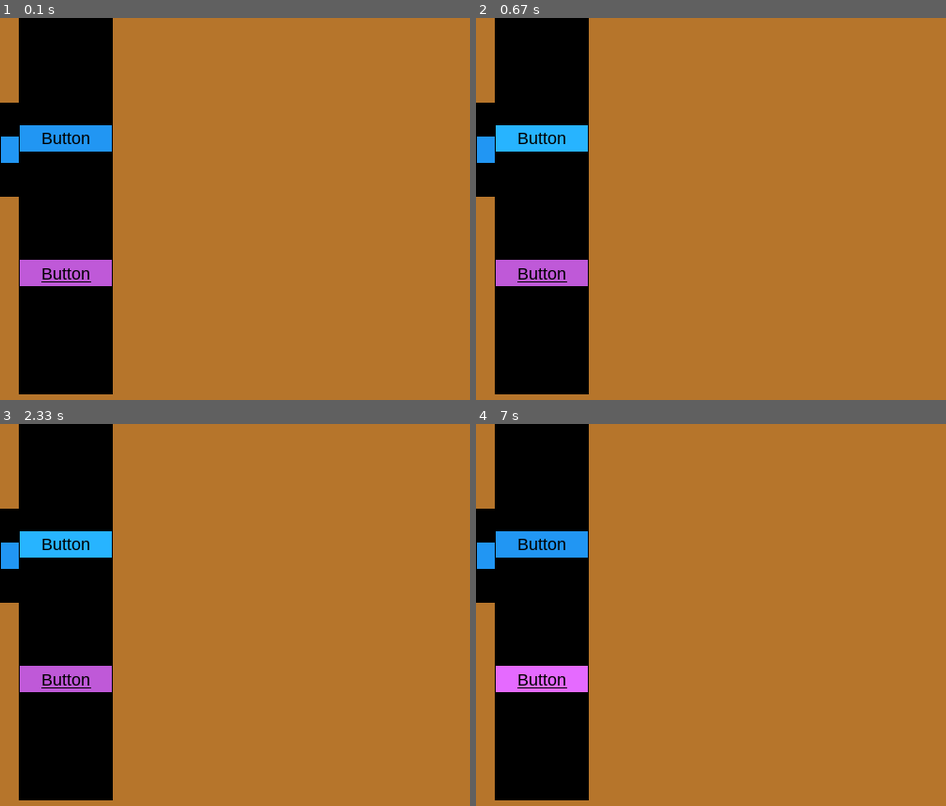
Above: before the commit, frames 1-4 (two rows, left to right).
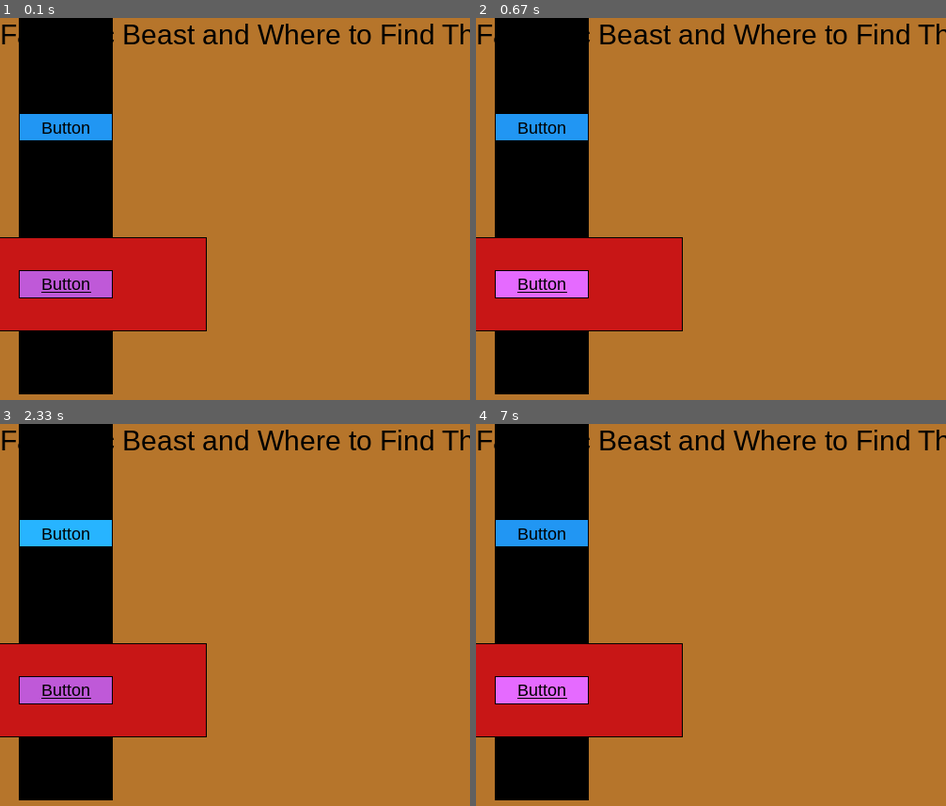
Above: after the commit, the same moments.

Repository: churchred/pygameGUI
Game: pygame game, started from main.py
Same seed, same stepped clock (60 frames per second), same inputs: the game is played once before the commit and once after it.
Inputs (mouse positions are in pixels of both pictures, inside the frame that each line leads up to):
- Up to frame 1 (0.1 s): no input
- Up to frame 2 (0.67 s): click "Button" at 0.38 s
- Up to frame 3 (2.33 s): click (305, 492) at 0.72 s; click "Button" at 2.05 s
- Up to frame 4 (7 s): click (833, 733) at 2.38 s; click (565, 687) at 6.72 s

The runs differ from the first frame. In frame 1, 14% of the frame differs, in the area x 0-100%, y 1-83%; in frame 2, 15%; in frame 3, 14%; in frame 4, 14%.

Commit message:
temp change
Small improvement to the flexbox logic.

Diff:
--- a/churchred_gui/flexBox.py
+++ b/churchred_gui/flexBox.py
@@ -5,7 +5,7 @@
   def __init__(self,
 
           x=0, y=0, width=100, height=100,
-          backgroundColor=None, borderColor=None, borderRadius=0, borderWidth=1,
+          backgroundColor=None, borderColor=(0,0,0), borderRadius=0, borderWidth=1,
           centerDirection=0, zIndex=0):
 
     self.x = x
@@ -18,8 +18,10 @@
 
     self.zIndex = zIndex
     self.type = "FlexBox"
+    self.borderColor = borderColor
 
     self.backgroundColor = backgroundColor
+    self.cursor = "arrow"
 
     self.screenElements = []
     self.centerDirection = centerDirection
@@ -28,7 +30,7 @@
   def run(self, screen, mouse):
 
     # The package with information that is to be returned to the main loop if needed
-    returnPackage = {"changeCursor":False, "cursor":None, "triggered":False, "content":None, "id":None, "type":"FlexBox"}
+    returnPackage = {"changeCursor":False, "cursor":self.cursor, "triggered":False, "content":None, "id":None, "type":"FlexBox"}
 
     targetElement = None
 
@@ -40,7 +42,7 @@
       if temp_package['changeCursor'] == True:
         targetElement = element
         returnPackage["changeCursor"] = True
-        returnPackage["cursor"] = element.cursor
+        returnPackage["cursor"] = temp_package["cursor"]
 
       # If an element is triggered
       if temp_package['triggered'] == True:
@@ -56,7 +58,7 @@
 
     # Reset other non-hovered elements
     for element in self.screenElements:
-      if element != targetElement:
+      if element != targetElement and element.type != "FlexBox":
         element.mouseLogic.resetChecks()
 
 
@@ -66,7 +68,9 @@
 
 
   def draw(self, screen):
-    self.drawRect(screen, (0,0,0), (0,0,0))
+
+    if self.backgroundColor != None:
+      self.drawRect(screen, self.backgroundColor, self.borderColor)
 
     # Loop through the list of objects and draw them onto the screen
     for element in reversed(self.screenElements):
--- a/churchred_gui/screen.py
+++ b/churchred_gui/screen.py
@@ -93,12 +93,7 @@
     self.cursor['new'] = 'arrow'
 
     # The package of information about an object to be returned to main loop
-    self.elementPackage = {
-      'triggered'  : False,
-      'id' : None,
-      'content' : None,
-      'type' : None
-      }
+    self.elementPackage = {'triggered'  : False, 'id' : None, 'content' : None, 'type' : None}
 
     targetElement = None
 
--- a/main.py
+++ b/main.py
@@ -12,20 +12,25 @@
 
 window = Window(resizable=True, backgrounColor=colorIndex["orangeDark"])
 
-label1 = Label(text="Fantastic Beast and Where to Find Them", fontSize=30)
+label1 = Label(text="Fantastic Beast and Where to Find Them", fontSize=30, zIndex=10)
 label2 = Label(text="There are many cool magical beasts in Harry Potter", fontSize=20, cursor="hand", clickable=True)
 
 btn = Button(y=100, id="green")
 btn2 = Button(y=100, id="blue")
 btn3 = Button(y=120, backgroundColor=colorIndex["purple"], underline=True)
 
-fb = FlexBox(centerDirection=1, height=400, zIndex=3, x=20)
-fb.addElements(btn2, btn3)
+fb = FlexBox(centerDirection=1, height=400, zIndex=3, x=20, backgroundColor=colorIndex["black"])
 
-fb2 = FlexBox(backgroundColor=colorIndex["green"], y=90, zIndex=3)
+fb2 = FlexBox( y=90, zIndex=3, centerDirection=1)
 fb2.addElements(btn)
 
-window.addElements(fb, fb2)
+fb3 = FlexBox(backgroundColor=colorIndex["red"], width = 300, centerDirection=0)
+fb3.addElements(btn3)
+
+
+fb.addElements(fb2, fb3)
+
+window.addElements(label1, fb)
 
 while True:
 
